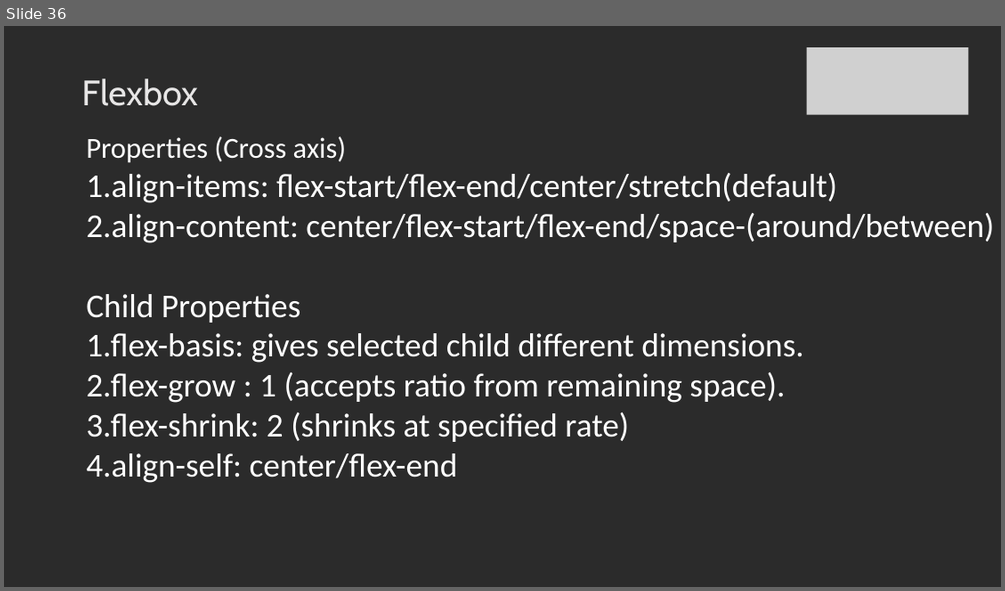
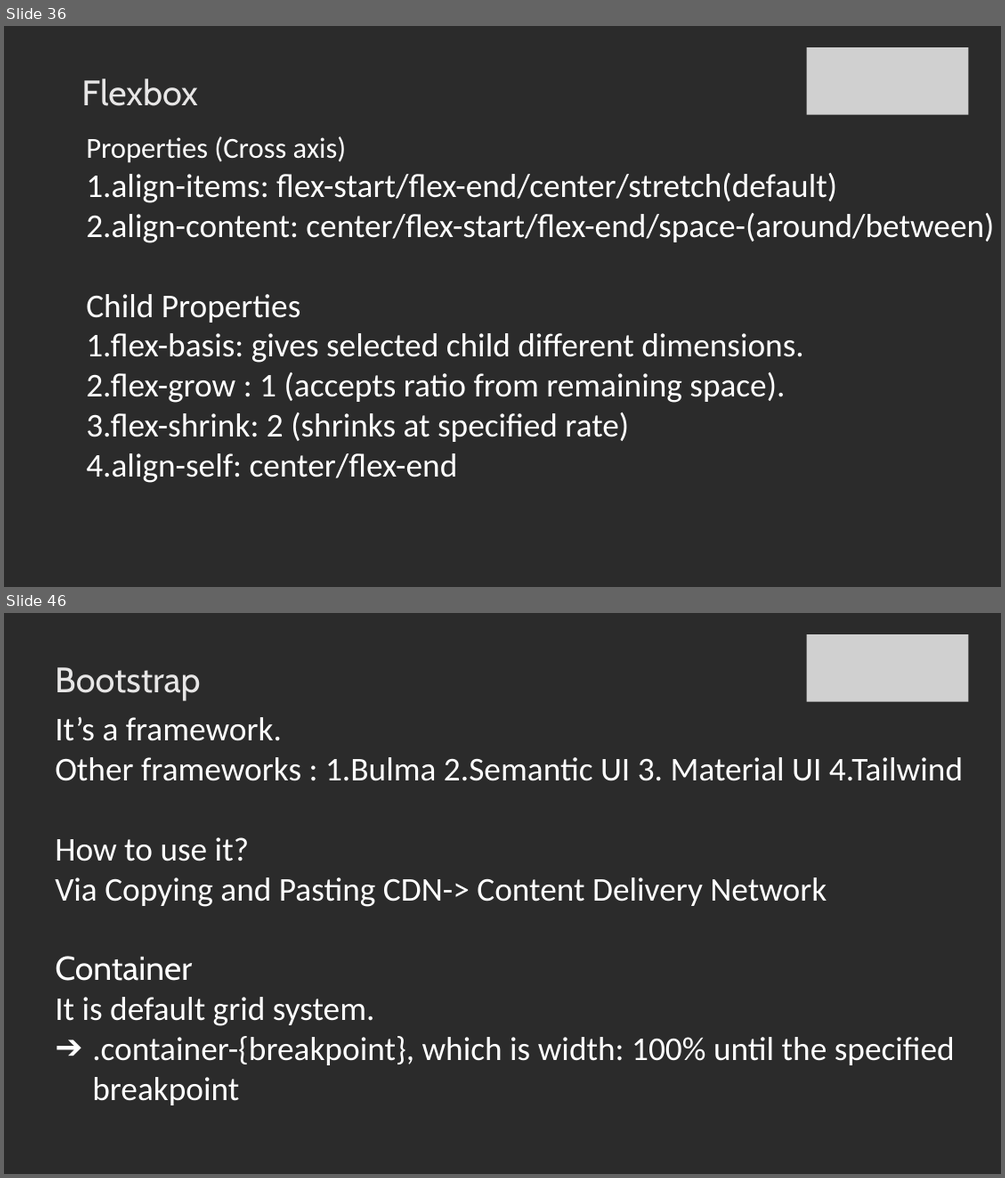
Before and after one commit to SachinBarpanda/WebDevGla, a slide deck: CSS.pptx. Shown one above the other, each under a label of ours: slide 36 before the commit, slides 36 and 46 after it; the slides between them are not shown. The pictures are 1005x591 and 1005x1178 pixels, drawn with LibreOffice and Linux fonts; fonts in the diff are those of the drawing; grey boxes stand for pictures; background and template pictures are left out; a plain dark background stands for a picture behind light text. Boxes give left, top, right and bottom in pixels: in the first picture for what was removed or moved away, otherwise in the second. Text is boxed around its words. In the diff, an @@ line names an element or a change of style, - is before the commit and + after.

```diff
--- a/CSS.pptx
+++ b/CSS.pptx
@@ slide 46 added at bbox=[4, 613, 1001, 1174], background picture (left out) @@
@@ picture added at bbox=[807, 634, 968, 702] @@
@@ title added at bbox=[55, 667, 201, 701], 34 pt, text #E7E6E6 @@
+Bootstrap
@@ text added at bbox=[55, 717, 963, 1105], 32 pt, text #FFFFFF @@
+It’s a framework.
+Other frameworks : 1.Bulma 2.Semantic UI 3. Material UI 4.Tailwind
+How to use it?
+Via Copying and Pasting CDN-> Content Delivery Network
+Container
+It is default grid system.
+➔ .container-{breakpoint}, which is width: 100% until the specified breakpoint
```
Also in this commit, not shown: 1 slide changed, 10 other slides added, 8 other files.
